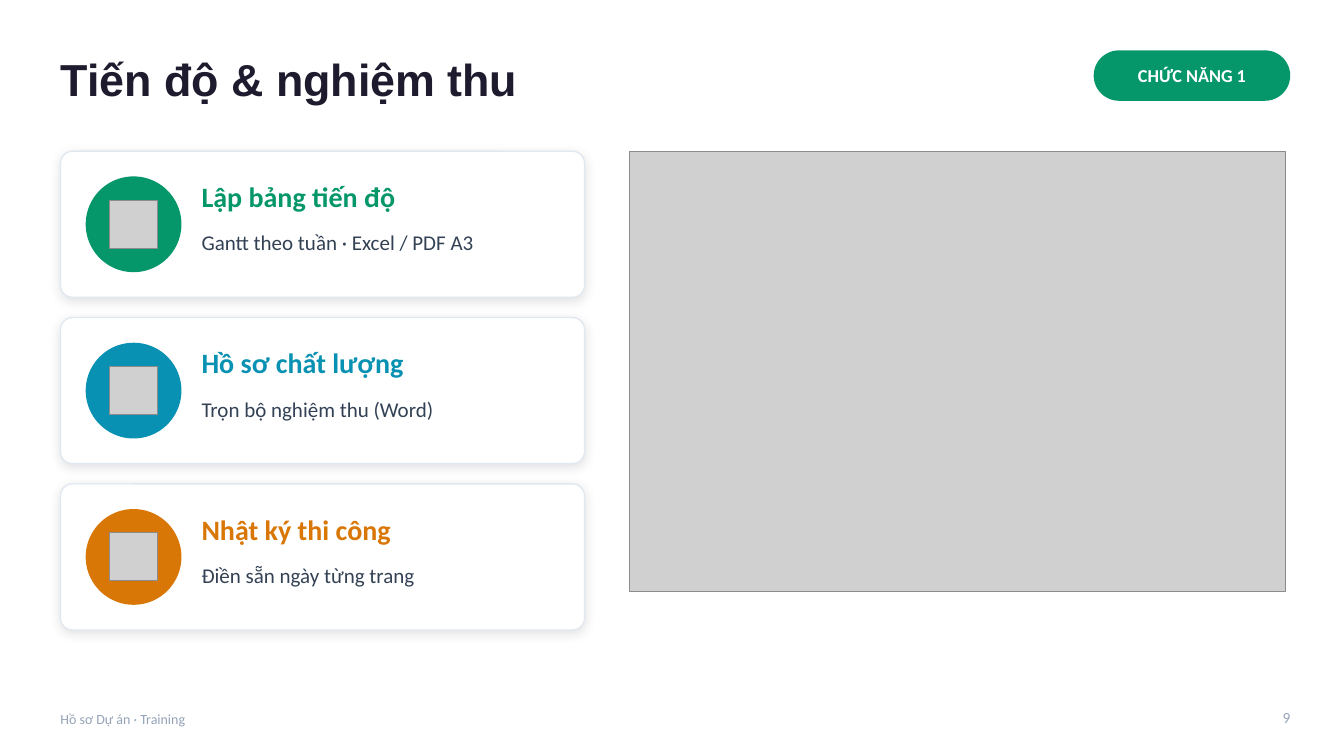
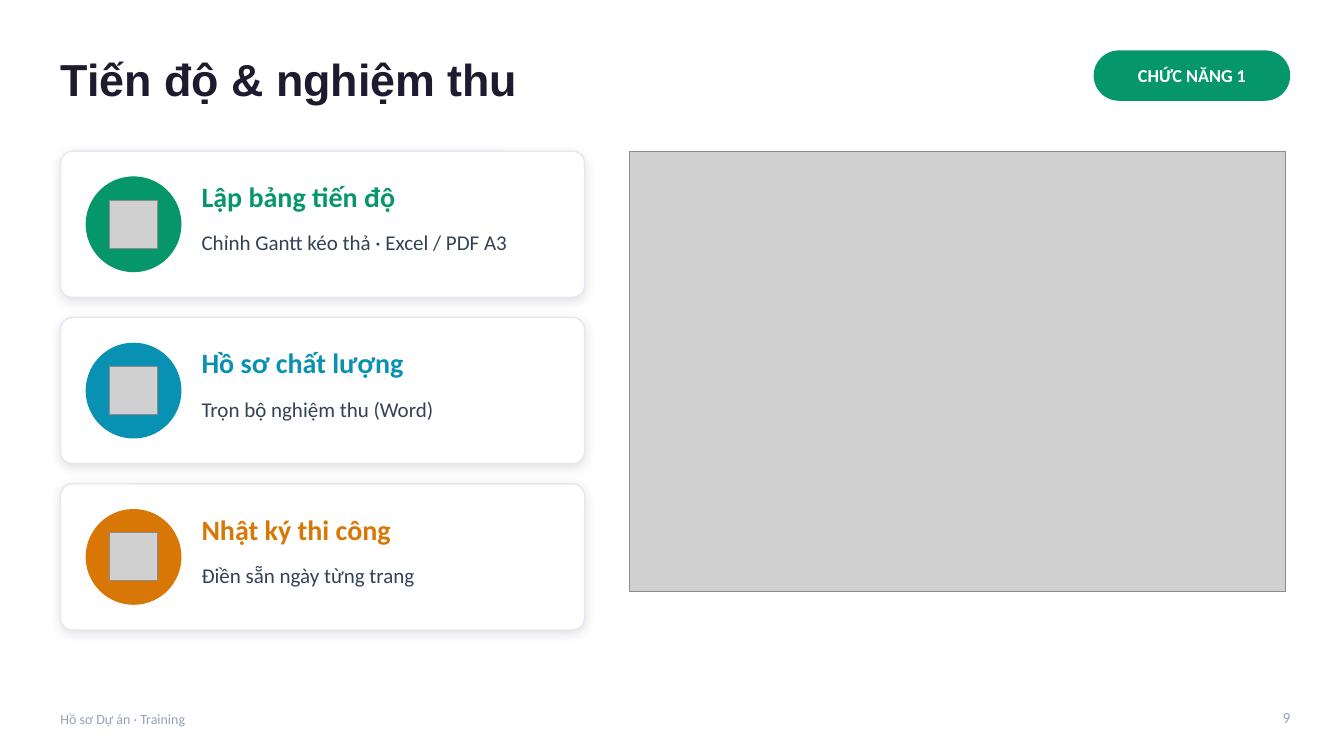
Before and after one commit to xaxa9ztb/TrackingTS, a slide deck: slide 9 of docs/Training-Ho-so-Du-an.pptx. Drawn at 1344x756 pixels with LibreOffice and Linux fonts; fonts in the diff are those of the drawing; grey boxes stand for pictures. Boxes give left, top, right and bottom in pixels: in the first picture for what was removed or moved away, otherwise in the second. Text is boxed around its words. In the diff, an @@ line names an element or a change of style, - is before the commit and + after.

```diff
--- a/docs/Training-Ho-so-Du-an.pptx
+++ b/docs/Training-Ho-so-Du-an.pptx
@@ text at (202,235,507,250): text changed @@
-Gantt theo tuần · Excel / PDF A3
+Chỉnh Gantt kéo thả · Excel / PDF A3
```
Also in this commit, not shown: 2 other slides changed, 1 slide added, 11 other files.
